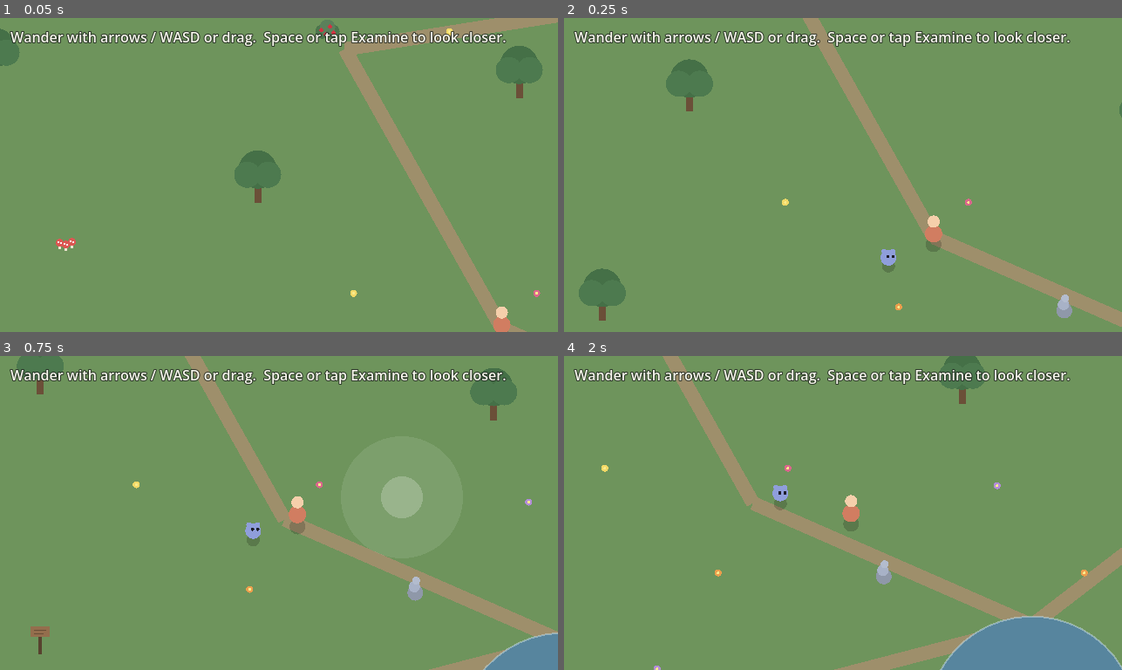
Above: before the commit, frames 1-4 (two rows, left to right).
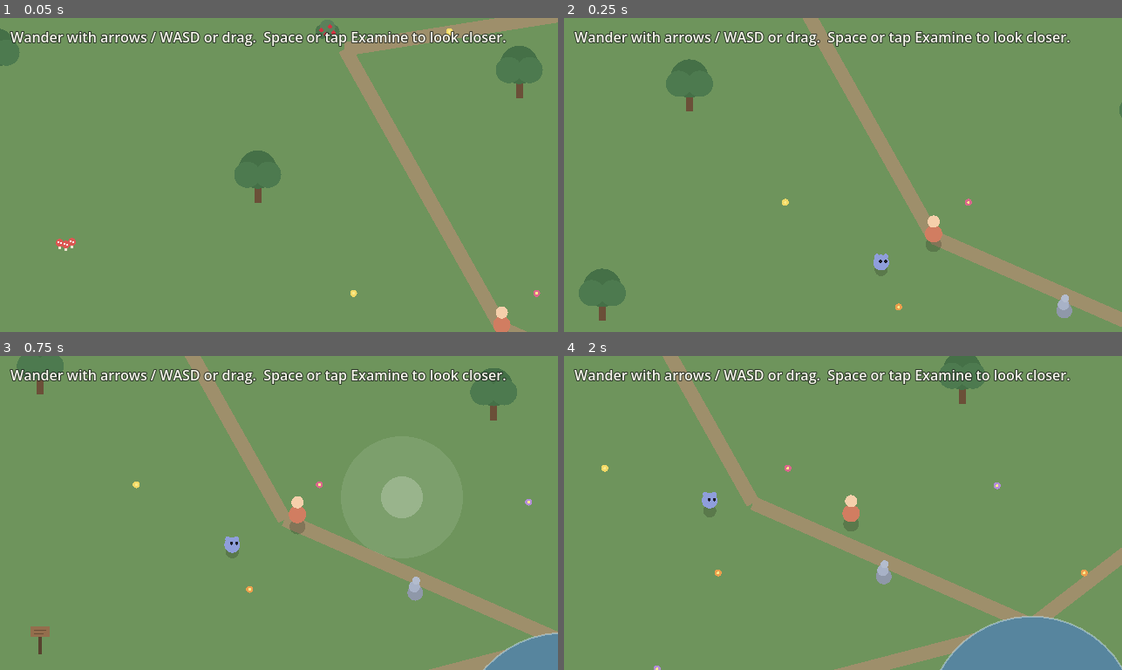
Above: after the commit, the same moments.

Repository: maximusunc/pokepals
Game: Godot game, scene res://scenes/world.tscn
Same seed, same stepped clock (60 frames per second), same inputs: the game is played once before the commit and once after it.
Inputs (mouse positions are in pixels of both pictures, inside the frame that each line leads up to):
- Up to frame 1 (0.05 s): no input
- Up to frame 2 (0.25 s): no input
- Up to frame 3 (0.75 s): tap Enter (ui_accept) at 0.5 s; move the mouse to (401, 497) at 0.52 s; hold Right (ui_right) from 0.53 s (still down); click (401, 497) at 0.67 s
- Up to frame 4 (2 s): tap Enter (ui_accept) at 0.77 s; release Right (ui_right) at 1.25 s; drag from (731, 528) to (815, 575) at 1.27 s

Frame 1 is identical in both runs. In frame 2, 0.2% of the frame differs, in the area x 55-60%, y 73-83%; in frame 3, 0.3%; in frame 4, 0.4%, in the area x 24-41%, y 41-52%.

Commit message:
Loosen a fresh companion's leash; bond-scale its comfort distance
Make the companion's comfortable distance scale with the bond instead of
being a fixed follow_near. Fresh, it keeps a wide berth (follow_near_low,
~140px) with zero pull to trail you, so it reads as its own creature that
happens to be around rather than something tied to you; only the leash,
near the screen edge, reels it back. As the bond deepens the comfort
distance tightens to the snug at-your-side follow_near, so the pull you
come to feel is the relationship itself drawing closer.

Perception computes this bond-scaled distance once and exposes it, so the
follow deadzone, the trailing point, and the 'near' bubble that feeds bond
growth all agree. The wide early bubble also means simply sharing the
screen counts as togetherness, so bonding starts easily; with the retuned
grow rates an engaged player reaches a full bond in ~5 minutes.

Update brain tests to the new feel: a fresh companion ignores a modest
step away (keeps wandering) where a bonded one hurries to close it.

Diff:
--- a/pokepals/data/companion.json
+++ b/pokepals/data/companion.json
@@ -1,7 +1,9 @@
 {
 	"_comment": "Tunables for how the companion FEELS. Distances are in pixels, speeds in px/sec, intervals in seconds. 'p …(231 unchanged characters)…
-	"follow_near": 46.0,
-	"follow_far": 104.0,
+	"_follow_comment": "The companion's comfortable distance TIGHTENS as the bond grows. Fresh, it keeps a wide berth (follow_near_low) — its own creature, barely seeming tied to you — and as you bond this shrinks to the snug at-your-side follow_near. That same distance is the follow deadzone, the trailing distance, and the 'near' bubble that feeds bond growth, so an unbonded companion is easy to be 'near' (just share the screen) and a bonded one wants you close. The viewport is 640x360 with the camera locked to the player, so ~180px is roughly the top/bottom edge: a fresh companion can roam almost to the screen edge before follow_far + the leash reel it back.",
+	"follow_near": 44.0,
+	"follow_near_low": 140.0,
+	"follow_far": 200.0,
 	"walk_speed": 64.0,
 	"run_speed": 132.0,
 	"accel": 7.5,
@@ -10,26 +12,26 @@
 	"curiosity_cooldown": 3.5,
 	"curiosity_linger": 3.2,
 	"curiosity_stop_distance": 30.0,
-	"_wander_comment": "Self-directed roaming — the independent …(250 unchanged characters)…  strays when there's no prop to head for. roam_pause: [min,max] seconds of stand …(180 unchanged characters)…
+	"_wander_comment": "Self-directed roaming — the independent …(250 unchanged characters)…  strays when there's no prop to head for — kept just inside the screen so a fresh companion ranges wide without vanishing. roam_pause: [min,max] seconds of stand …(180 unchanged characters)…
 	"wander_radius": 200.0,
-	"roam_radius": 90.0,
+	"roam_radius": 150.0,
 	"roam_pause": [1.5, 4.0],
 	"roam_pause_bond_scale": 2.5,
 	"wander_linger": 2.5,
-	"_bond_comment": "The relationship itself (0..1), persisten …(131 unchanged characters)… er_sec_near extra while you stay within follow_near, grow_per_interaction on each shared examine. With these values an ever-near player reaches a strong bond in roughly 10-12 minutes, and it is saved so a returning companion already knows you.",
+	"_bond_comment": "The relationship itself (0..1), persisten …(131 unchanged characters)… er_sec_near extra while you stay within the (bond-scaled) comfort distance, grow_per_interaction on each shared examine. With these values an engaged player who explores alongside the companion reaches a full bond in roughly 5 minutes, and it is saved so a returning companion already knows you.",
 	"bond": {
 		"init": 0.0,
 		"max": 1.0,
-		"grow_per_sec": 0.0006,
-		"grow_per_sec_near": 0.0010,
-		"grow_per_interaction": 0.01
+		"grow_per_sec": 0.0012,
+		"grow_per_sec_near": 0.0026,
+		"grow_per_interaction": 0.02
 	},
-	"_balance_comment": "How bond tips the wander-vs-follow con …(158 unchanged characters)… gh by bond, PLUS a distance leash (0 at follow_near ramping to follow_leash at follow_far) so it never lets you get truly far. A player-triggered look is fixed well above all of these.",
+	"_balance_comment": "How bond tips the wander-vs-follow con …(158 unchanged characters)… gh by bond, PLUS a distance leash (0 at the comfort distance ramping to follow_leash at follow_far) so it never lets you get truly far. follow_eager_low is 0 so a fresh companion has no pull to trail you at all — only the leash, near the screen edge, reels it in. A player-triggered look is fixed well above all of these.",
 	"wander_score_low": 7.0,
 	"wander_score_high": 2.0,
-	"follow_eager_low": 2.0,
+	"follow_eager_low": 0.0,
 	"follow_eager_high": 8.0,
-	"follow_leash": 6.0,
+	"follow_leash": 10.0,
 	"personality": {
 		"curiosity": 0.85,
 		"energy": 0.7,
--- a/pokepals/scripts/world/companion_drives.gd
+++ b/pokepals/scripts/world/companion_drives.gd
@@ -109,7 +109,9 @@
 class FollowDrive extends Drive:
 	func evaluate(perception: Dictionary, s: CompanionSelf, cfg: Dictionary, _rng: RandomNumberGenerator) -> float:
 		var dist: float = perception["dist_to_player"]
-		var near := float(cfg["follow_near"])
+		# The comfort distance is bond-scaled (wide when fresh, snug when bonded) and
+		# computed once in perception, so the deadzone widens on its own at low bond.
+		var near := float(perception["follow_near"])
 		if dist <= near:
 			return 0.0
 		var eager := lerpf(float(cfg.get("follow_eager_low", 5.0)), float(cfg.get("follow_eager_high", 5.0)), s.bond)
@@ -243,7 +245,10 @@
 	# reel it back — the distance where FollowDrive's score crosses this roam's. We
 	# stay just inside it (and never beyond roam_radius) so every outing completes.
 	func _territory_radius(s: CompanionSelf, cfg: Dictionary) -> float:
-		var near := float(cfg["follow_near"])
+		# Use the SAME bond-scaled comfort distance the leash does, so the crossover we
+		# stay inside is the real one: a fresh companion's wide berth lets it range far,
+		# a bonded one's snug berth keeps it close.
+		var near := CompanionPerception.effective_follow_near(cfg, s.bond)
 		var far := float(cfg["follow_far"])
 		var leash := float(cfg.get("follow_leash", 0.0))
 		var cap := float(cfg.get("roam_radius", 90.0))
--- a/pokepals/scripts/world/companion_perception.gd
+++ b/pokepals/scripts/world/companion_perception.gd
@@ -5,10 +5,16 @@
 ## noticing). Pure and stateless: same context in, same facts out — no side
 ## effects, no scene-tree references.
 
-static func perceive(context: Dictionary, _s: CompanionSelf, cfg: Dictionary) -> Dictionary:
+static func perceive(context: Dictionary, s: CompanionSelf, cfg: Dictionary) -> Dictionary:
 	var companion_pos: Vector2 = context["companion_pos"]
 	var player_pos: Vector2 = context["player_pos"]
 	var player_velocity: Vector2 = context["player_velocity"]
+
+	# The comfortable distance for THIS frame, scaled by how bonded we are: wide when
+	# fresh, snug once bonded. Computed once here so the deadzone, the trailing point,
+	# and the "near" bubble that feeds bond growth all agree on a single number.
+	var bond := s.bond if s != null else 0.0
+	var follow_near := effective_follow_near(cfg, bond)
 
 	# The first interaction event that happened close enough to be worth noticing.
 	var has_interaction := false
@@ -39,12 +45,25 @@
 		"delta": float(context.get("delta", 0.0)),
 		"dist_to_player": companion_pos.distance_to(player_pos),
 		"player_moving": player_velocity.length() >= 1.0,
-		"follow_point": _follow_point(companion_pos, player_pos, player_velocity, float(cfg["follow_near"])),
+		"follow_near": follow_near,
+		"follow_point": _follow_point(companion_pos, player_pos, player_velocity, follow_near),
 		"has_interaction": has_interaction,
 		"interaction_point": interaction_point,
 		"has_poi": has_poi,
 		"nearest_poi": nearest_poi,
 	}
+
+
+## The companion's comfortable distance for a given bond. A fresh companion keeps a
+## wide berth (follow_near_low) — its own creature, barely seeming tied to you — and
+## as the bond deepens this shrinks to the snug, at-your-side follow_near. So the
+## "leash" you come to feel is really the relationship itself drawing closer: the
+## same step away that a fresh companion ignores is the one a bonded one hurries to
+## close. A no-op (just follow_near) if follow_near_low isn't configured.
+static func effective_follow_near(cfg: Dictionary, bond: float) -> float:
+	var snug := float(cfg["follow_near"])
+	var loose := float(cfg.get("follow_near_low", snug))
+	return lerpf(loose, snug, clampf(bond, 0.0, 1.0))
 
 
 ## A resting point a comfortable follow_near from the player, on the side the
--- a/pokepals/scripts/world/companion_self.gd
+++ b/pokepals/scripts/world/companion_self.gd
@@ -81,7 +81,10 @@
 	observations["play_seconds"] += delta
 	var velocity: Vector2 = perception["player_velocity"]
 	observations["explored_distance"] += velocity.length() * delta
-	var near: bool = perception["dist_to_player"] <= float(cfg["follow_near"])
+	# "Near" uses the bond-scaled comfort distance from perception: wide when fresh, so
+	# simply sharing the screen counts as togetherness and bonding starts easily, then
+	# tightening as the bond deepens so the last of it asks for genuine closeness.
+	var near: bool = perception["dist_to_player"] <= float(perception["follow_near"])
 	if near:
 		observations["time_near"] += delta
 	else:
--- a/pokepals/tests/test_companion_brain.gd
+++ b/pokepals/tests/test_companion_brain.gd
@@ -63,14 +63,16 @@
 
 static func _test_follows_when_far(cfg: Dictionary) -> int:
 	var brain := CompanionBrain.new(cfg, 1)
-	# Just beyond follow_near but within follow_far -> walk.
-	var intent: Dictionary = brain.update(_ctx(Vector2(0, 0), Vector2(70, 0)))
+	# A fresh companion keeps a wide berth, so it only trails once the player is well
+	# out toward the edge of its comfort (past follow_near_low, within follow_far): the
+	# leash reels it in and it walks after you.
+	var intent: Dictionary = brain.update(_ctx(Vector2(0, 0), Vector2(175, 0)))
 	var fails := 0
-	fails += _ok(intent["behavior"] == "follow", "follows when beyond follow_near")
+	fails += _ok(intent["behavior"] == "follow", "follows once the player nears the edge of its range")
 	fails += _ok(intent["desired_speed"] == float(cfg["walk_speed"]), "walks while trailing")
 	# Target should sit between companion and player (trailing behind player).
 	var target: Vector2 = intent["move_target"]
-	fails += _ok(target.x < 70.0 and target.x > 0.0, "follow target trails behind the player")
+	fails += _ok(target.x < 175.0 and target.x > 0.0, "follow target trails behind the player")
 	return fails
 
 
@@ -156,8 +158,8 @@
 		if brain.update(_ctx_poi(Vector2(100, 100), Vector2(100, 100), poi, i * 0.05))["behavior"] == "wander":
 			started = true
 			break
-	# The player now drifts to a gentle walking distance (past follow_near, well
-	# short of follow_far). A barely-bonded companion keeps its own agenda.
+	# The player now drifts a little — but a fresh companion's comfort range is wide, so
+	# this is still well within it. It keeps its own agenda and potters on.
 	var behavior: String = brain.update(_ctx_poi(Vector2(100, 100), Vector2(160, 100), poi, 9999.0))["behavior"]
 	var fails := 0
 	fails += _ok(started, "low-bond companion sets off to potter about on its own")
@@ -171,7 +173,8 @@
 	var s := CompanionSelf.make_default(cfg)
 	s.bond = 1.0
 	var brain := CompanionBrain.new(cfg, 1, s)
-	# Same modest drift as the low-bond case, with a prop right there to tempt it.
+	# The SAME modest step away that a fresh companion ignored: bonded, its comfort
+	# range has tightened, so this step now pulls it to your side despite the prop.
 	var behavior: String = brain.update(_ctx_poi(Vector2(100, 100), Vector2(160, 100), Vector2(120, 100), 0.0))["behavior"]
 	return _ok(behavior == "follow", "high-bond companion stays with the player instead of wandering off")
 
